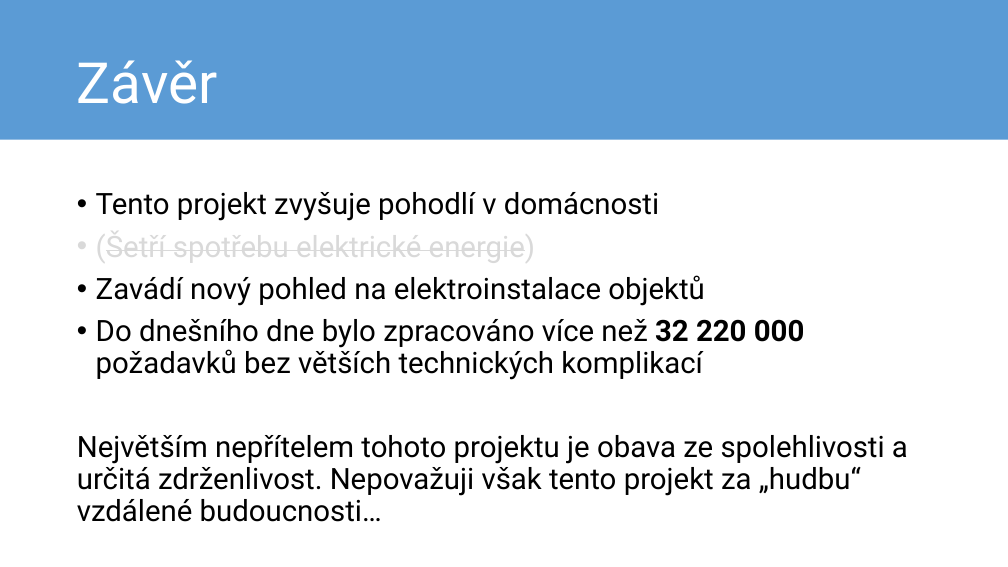
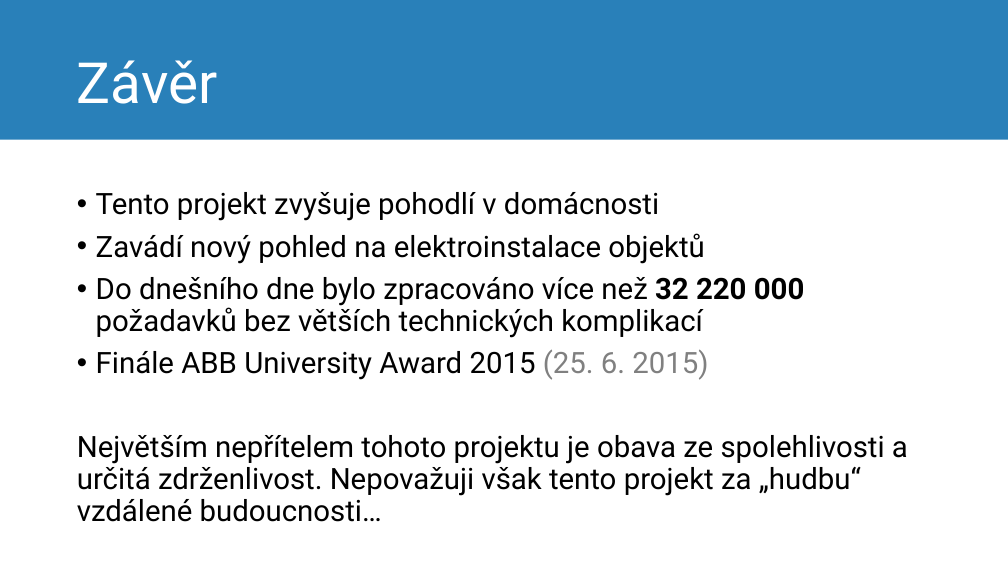
Before and after one commit to mrtnzlml-archive/Real-time-WS, a slide deck: slide 9 of obhajoba.pptx (slide 7 before the commit). Drawn at 1008x567 pixels with LibreOffice and Linux fonts; fonts in the diff are those of the drawing; background and template pictures are left out. Boxes give left, top, right and bottom in pixels: in the first picture for what was removed or moved away, otherwise in the second. Text is boxed around its words. In the diff, an @@ line names an element or a change of style, - is before the commit and + after.

```diff
--- a/obhajoba.pptx
+++ b/obhajoba.pptx
@@ rectangle at (x1=0, y1=0, x2=1008, y2=140): fill #5B9BD5 to #2980B9 @@
@@ text at (x1=96, y1=226, x2=535, y2=265): paragraph removed @@
-• (Šetří spotřebu elektrické energie)
@@ text at (x1=96, y1=350, x2=708, y2=380): paragraph added @@
+• Finále ABB University Award 2015 (25. 6. 2015)
```
Also in this commit, not shown: 7 other slides changed, 4 slides added, 1 other file.
